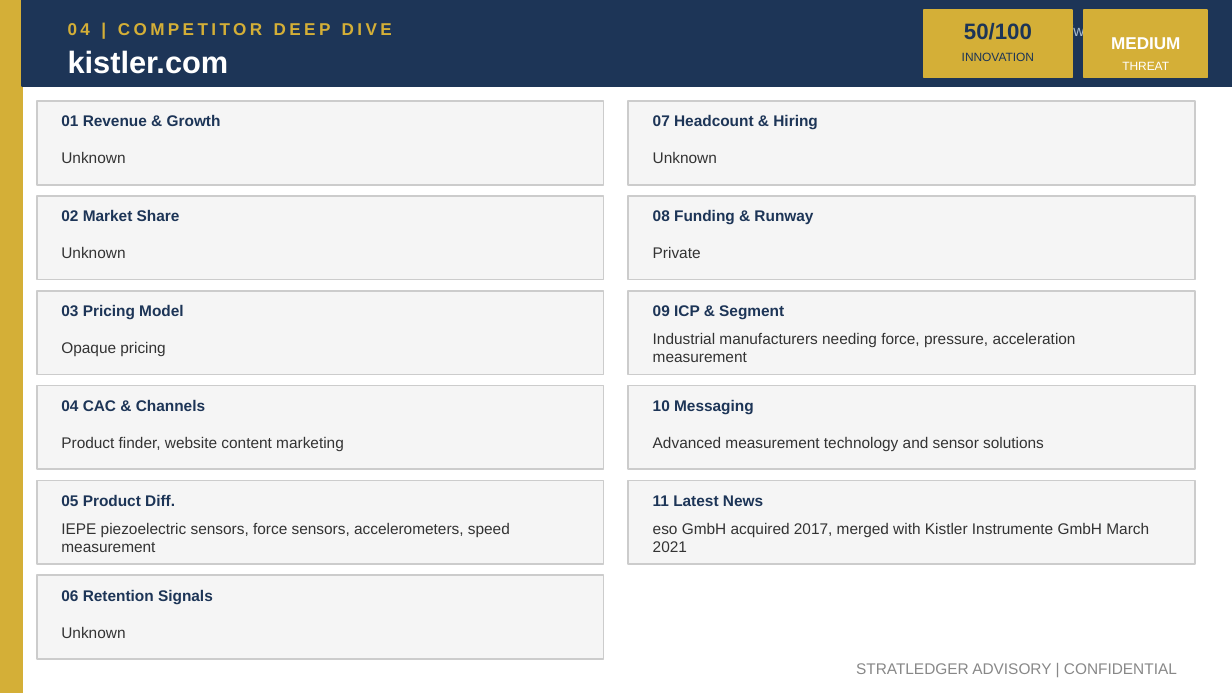
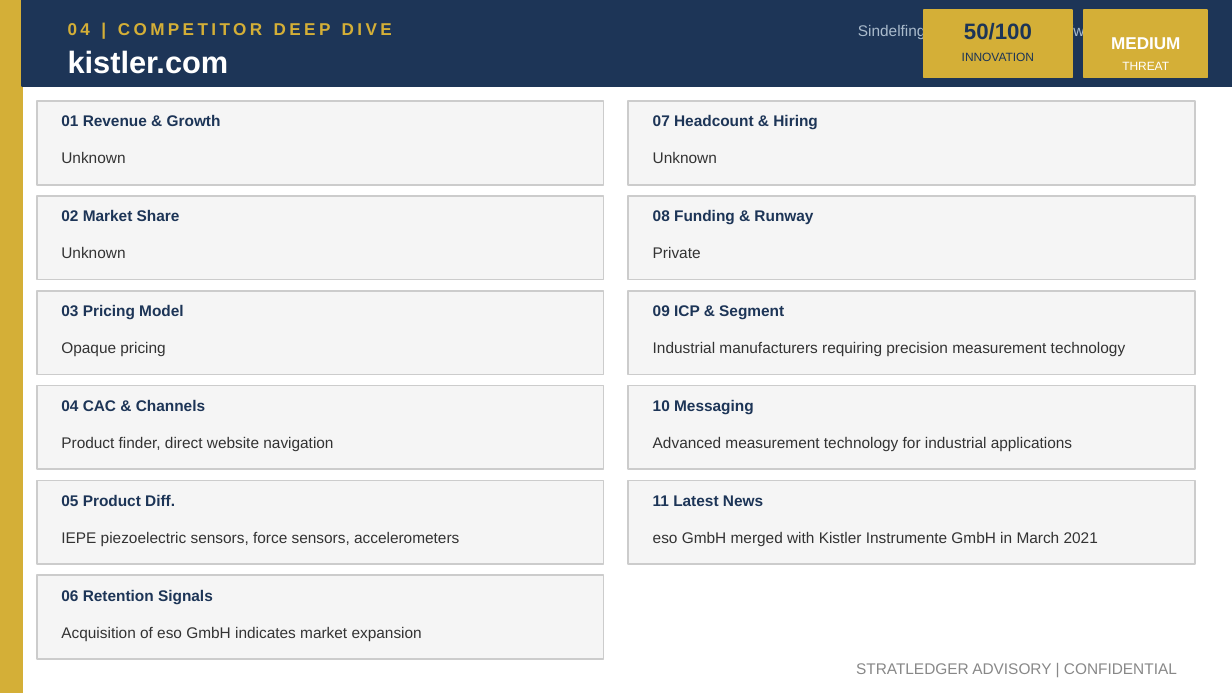
Before and after one commit to apexmakeshop-dot/droplet-commands, a slide deck: slide 7 of mesh_bioplastics_CI_Report.pptx. Drawn at 1232x693 pixels with LibreOffice and Linux fonts; fonts in the diff are those of the drawing. Boxes give left, top, right and bottom in pixels: in the first picture for what was removed or moved away, otherwise in the second. Text is boxed around its words. In the diff, an @@ line names an element or a change of style, - is before the commit and + after.

```diff
--- a/mesh_bioplastics_CI_Report.pptx
+++ b/mesh_bioplastics_CI_Report.pptx
@@ text at [858, 23, 1183, 39]: text changed @@
-Unknown | https://www.kistler.com
+Sindelfingen, Germany | https://www.kistler.com
@@ text at [653, 342, 1125, 356]: text changed @@
-Industrial manufacturers needing force, pressure, acceleration measurement
+Industrial manufacturers requiring precision measurement technology
@@ text at [61, 437, 333, 451]: text changed @@
-Product finder, website content marketing
+Product finder, direct website navigation
@@ text at [653, 437, 1072, 451]: text changed @@
-Advanced measurement technology and sensor solutions
+Advanced measurement technology for industrial applications
@@ text at [61, 532, 459, 546]: text changed @@
-IEPE piezoelectric sensors, force sensors, accelerometers, speed measurement
+IEPE piezoelectric sensors, force sensors, accelerometers
@@ text at [653, 532, 1098, 546]: text changed @@
-eso GmbH acquired 2017, merged with Kistler Instrumente GmbH March 2021
+eso GmbH merged with Kistler Instrumente GmbH in March 2021
@@ text at [61, 627, 422, 641]: text changed @@
-Unknown
+Acquisition of eso GmbH indicates market expansion
```
Also in this commit, not shown: 4 other slides changed.
